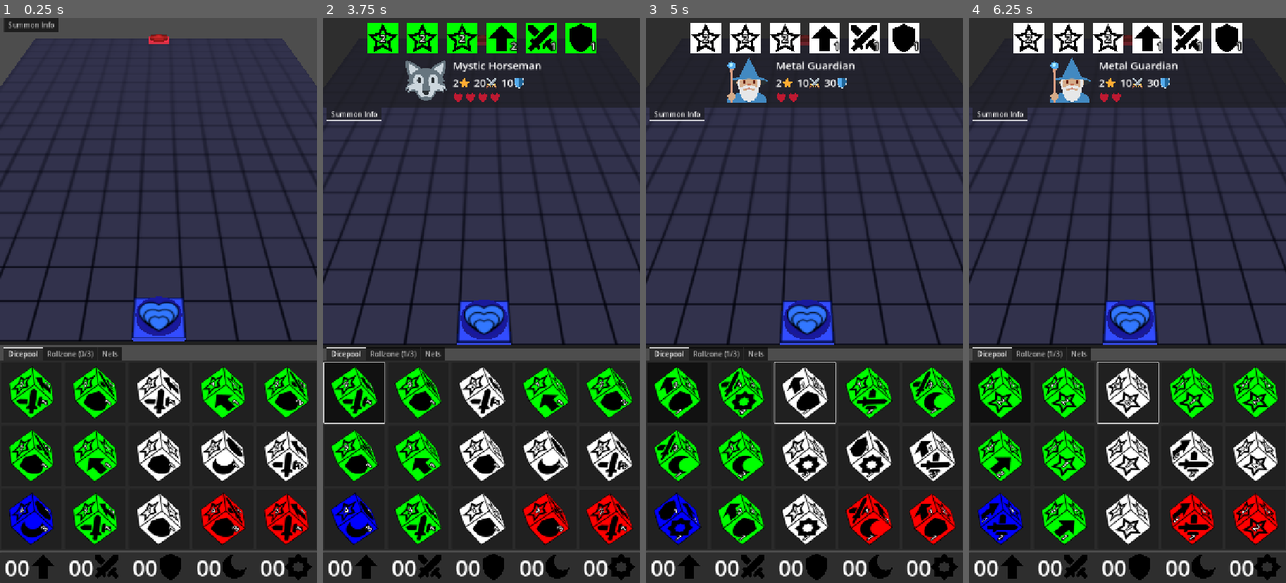
Above: before the commit, frames 1-4 (left to right).
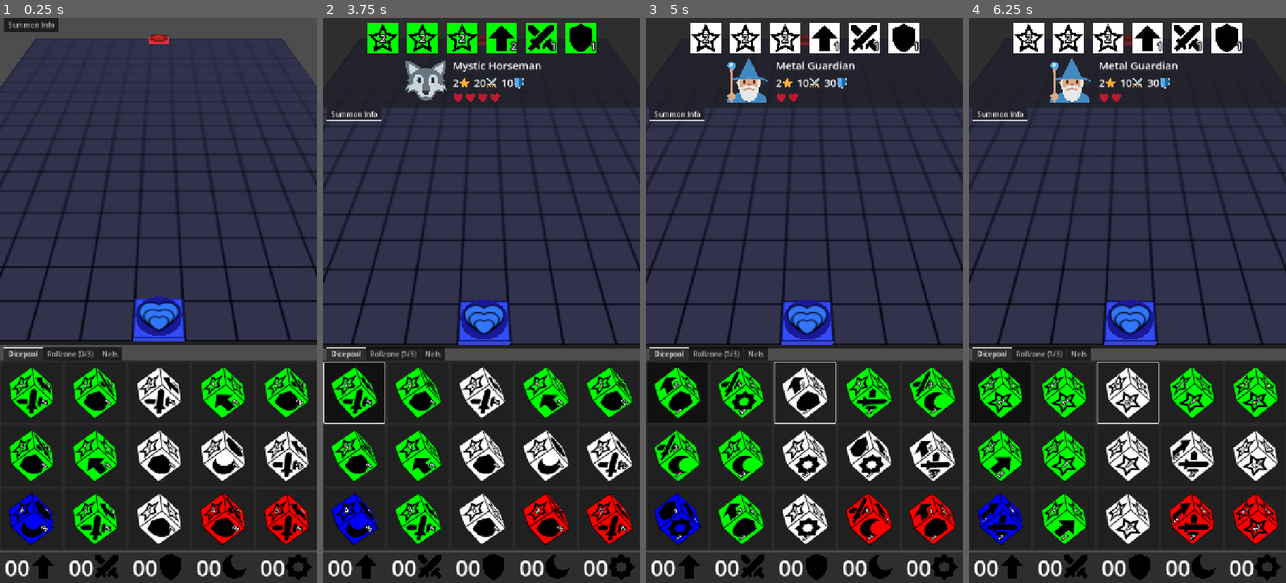
Above: after the commit, the same moments.

Repository: francocurotto/DDMre
Game: Godot game, scene res://scenes/duel.tscn
The game is run twice, just before and just after one commit, with the same random seed, the same clock (stepped at 60 frames per second) and the same inputs. The engine's default icon, where the game draws it, is replaced by a stand-in: a white triangle on a blue panel in a dark square.
Inputs (mouse positions are in pixels of both pictures, inside the frame that each line leads up to):
- Up to frame 1 (0.25 s): no input
- Up to frame 2 (3.75 s): click (354, 390) at 0.52 s; click (354, 390) at 1.27 s; click (354, 390) at 2.02 s; move the mouse to (551, 272) at 2.77 s; click (551, 272) at 2.92 s; drag from (418, 328) to (465, 413) at 3.52 s
- Up to frame 3 (5 s): move the mouse to (836, 176) at 4.27 s; click (836, 176) at 4.42 s
- Up to frame 4 (6.25 s): drag from (1111, 413) to (1032, 215) at 5.02 s; move the mouse to (1222, 385) at 5.77 s; click (1222, 385) at 5.92 s

The runs differ from the first frame. In frame 1, 0.1% of the frame differs, in the area x 41-59%, y 3-57%; in frame 2, 0.1%, in the area x 42-60%, y 50-58%; in frame 3, 0.1%; in frame 4, 0.1%.

Commit message:
start with adding path to dice

Diff:
--- a/source/scenes/dice/dice.gd
+++ b/source/scenes/dice/dice.gd
@@ -113,9 +113,10 @@
 	apply_central_impulse(force)
 	apply_torque_impulse(torque)
 
-func remove():
+func tween_remove():
 	var tween = create_tween()
-	tween.tween_property(self, "scale", Vector3.ZERO, 1)
+	# Vector3 is not ZERO cause it produces det==0 error
+	tween.tween_property(self, "scale", Vector3(0.01,0.01,0.01), 1)
 	await tween.finished
 	queue_free()
 
--- a/source/scenes/dice/side/side.tscn
+++ b/source/scenes/dice/side/side.tscn
@@ -1,9 +1,10 @@
-[gd_scene load_steps=6 format=3 uid="uid://cbwouu0vicqix"]
+[gd_scene load_steps=7 format=3 uid="uid://cbwouu0vicqix"]
 
 [ext_resource type="Script" uid="uid://bci3a5bnjlfkv" path="res://scenes/dice/side/side.gd" id="1_27crt"]
 [ext_resource type="Texture2D" uid="uid://caju6siypu748" path="res://assets/CREST_SUMMON.svg" id="1_81t1o"]
 [ext_resource type="Texture2D" uid="uid://b7gayl216h2r0" path="res://assets/SIDE.svg" id="2_e6b40"]
 [ext_resource type="PackedScene" uid="uid://bpdeuxhgpomqs" path="res://scenes/dice/side/pivot/pivot.tscn" id="4_e6b40"]
+[ext_resource type="PackedScene" uid="uid://bdw14yfe4pipb" path="res://scenes/dungeon/tiles/path_tile/path_tile.tscn" id="5_y5tqh"]
 
 [sub_resource type="PlaneMesh" id="PlaneMesh_27crt"]
 size = Vector2(1, 1)
@@ -31,6 +32,7 @@
 
 [node name="BackSide" type="MeshInstance3D" parent="."]
 transform = Transform3D(1, 0, 0, 0, -4.37114e-08, 1, 0, -1, -4.37114e-08, 0, 0, 0)
+visible = false
 mesh = SubResource("PlaneMesh_27crt")
 
 [node name="Pivots" type="Node3D" parent="."]
@@ -49,3 +51,6 @@
 [node name="PivotDown" parent="Pivots" instance=ExtResource("4_e6b40")]
 transform = Transform3D(1, 0, 0, 0, 1, 0, 0, 0, 1, 0, -0.5, 0)
 location = "DOWN"
+
+[node name="PathTile" parent="." instance=ExtResource("5_y5tqh")]
+transform = Transform3D(1, 0, 0, 0, -4.37114e-08, 1, 0, -1, -4.37114e-08, 0, 0, -0.051)
--- a/source/scenes/dungeon/tiles/path_tile/path_tile.tscn
+++ b/source/scenes/dungeon/tiles/path_tile/path_tile.tscn
@@ -8,13 +8,15 @@
 size = Vector3(1, 0.1, 1)
 
 [sub_resource type="BoxMesh" id="BoxMesh_qq1gj"]
-size = Vector3(1, 0.1, 1)
+size = Vector3(0.99, 0.1, 0.99)
 
 [sub_resource type="StandardMaterial3D" id="StandardMaterial3D_u3egs"]
 resource_local_to_scene = true
 albedo_color = Color(0.2, 0.3, 1, 1)
 
 [node name="PathTile" type="StaticBody3D"]
+collision_layer = 4
+collision_mask = 4
 script = ExtResource("1_3wfqi")
 
 [node name="CollisionShape3D" type="CollisionShape3D" parent="."]
@@ -27,7 +29,7 @@
 [node name="Icon" type="Sprite3D" parent="."]
 transform = Transform3D(1, 0, 0, 0, 1, 0, 0, 0, 1, 0, 0.051, 0)
 modulate = Color(0.2, 0.3, 1, 1)
-pixel_size = 0.0084
+pixel_size = 0.0083
 axis = 1
 texture = ExtResource("1_kl27m")
 
--- a/source/scenes/player_gui/dice_gui/rollzone/rollzone.gd
+++ b/source/scenes/player_gui/dice_gui/rollzone/rollzone.gd
@@ -144,7 +144,7 @@
 func remove_not_dim_dice(dim_dice):
 	for dice in get_triplet():
 		if dice not in dim_dice:
-			dice.remove()
+			dice.tween_remove()
 
 func setup_dim(dimdice_list):
 	# move dice
